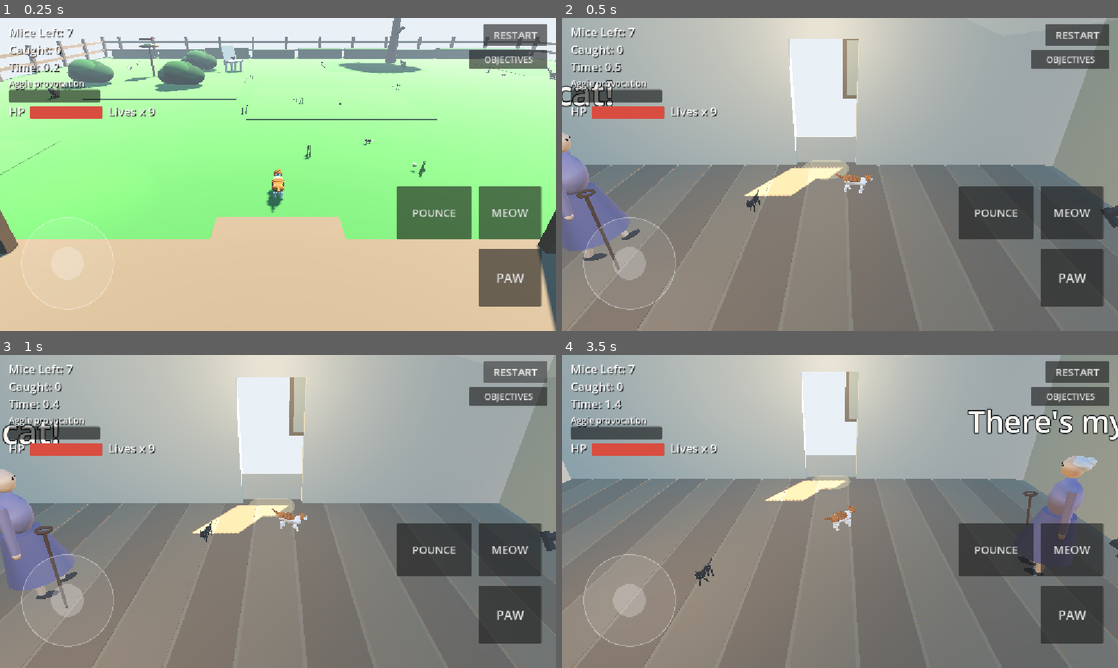
Above: before the commit, frames 1-4 (two rows, left to right).
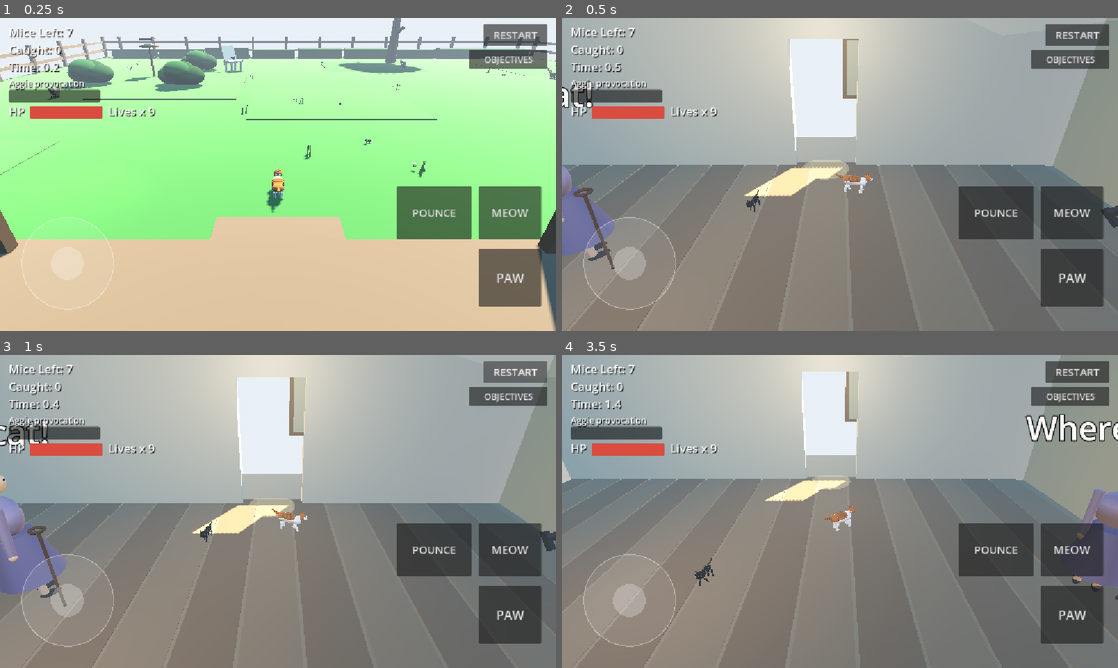
Above: after the commit, the same moments.

Repository: danfour649/puppies-vs-kittens
Game: Godot game, scene res://glenys/tests_glenys.tscn
The game is run twice, just before and just after one commit, with the same random seed, the same clock (stepped at 60 frames per second) and the same inputs. This scene is started directly instead of the project's main scene.
Inputs (mouse positions are in pixels of both pictures, inside the frame that each line leads up to):
- Up to frame 1 (0.25 s): no input
- Up to frame 2 (0.5 s): no input
- Up to frame 3 (1 s): click "RESTART" at 0.5 s
- Up to frame 4 (3.5 s): click "RESTART" at 1.25 s; click "RESTART" at 2 s; tap Enter at 2.75 s; drag from (628, 599) to (895, 442) at 2.77 s

Frame 1 is identical in both runs. In frame 2, 1.9% of the frame differs, in the area x 0-14%, y 19-81%; in frame 3, 1.8%; in frame 4, 3.6%, in the area x 72-100%, y 16-79%.
Error in both runs: Invalid access to property or key 'physics_frame' on a base object of type 'null instance'. (res://glenys/tests_glenys.gd:31)

Commit message:
Glenys plays fair: vanish/reach/seam rules — all suites green with her live
First battery caught her interfering with two pre-existing
suites: a grab survived zone travel and pinned the cat across
the world (test_massey jump/pounce, cat found at her basement
hold point), and a yard grab chain broke the duo win loop.

Fixes, all in glenys_system.gd:
- A grab never survives the cat leaving: zone mismatch ends it
  on the frame (unscored), and the grab step refuses to pin a
  cat who is not actually at her chest.
- The vanish: a >0.9 m single-frame relocation of the player
  cat (no cat moves that far in a frame) ends any grab and
  breaks off pursuit into a short blinking pause.
- Reach: she grabs cats at her own level only (dY <= 0.45) —
  ledges, counters and sofa backs are refuges.
- Scripted sequences: while main input_override test seam is
  driving the cat (never in real play), she stands aside.
- Arrival bearings beat (2 s no-grab) after a zone follow.
- Paw-connect dedupe when the duo auto-re-picks last cat.

Glenys suite 44/44 (new vanish assert). Full battery on this
tree: smoke 52, duo 51, massey 61, basement 53, attic 49,
outside 67, occupants 51 — all green, zero script errors.
README documents the three fairness rules; shots tool added.

Diff:
--- a/godot3d/glenys/glenys_system.gd
+++ b/godot3d/glenys/glenys_system.gd
@@ -37,6 +37,12 @@
 const EAT_RADIUS := 1.15 ## around the chocolate itself
 const EAT_TIME := 1.0 ## seconds of deliberate holding to eat
 const LEAD_TIME := 0.55 ## prediction horizon for corner-cutting
+const SLIP_JUMP := 0.9 ## m in ONE frame: no cat moves this far in a
+# frame — a jump this big is a vanish (travel, respawn, a scripted
+# relocation) and she loses him: grabs end, pursuit breaks off.
+const SLIP_PAUSE := 2.2 ## seconds she stands blinking after a vanish
+const GRAB_REACH_Y := 0.45 ## she grabs cats at HER level — a cat up
+# on a ledge, counter or sofa back is out of reach (a refuge)
 const ENTRY_FOR_ZONE := {
 	HouseSpec.OUTSIDE: "EntryFrontDoor",
 	HouseSpec.GROUND_FLOOR: "EntryFrontDoor",
@@ -75,6 +81,8 @@
 var _detour_t := 0.0
 var _detour_side := 1.0
 var _rng := RandomNumberGenerator.new()
+var _last_cat: PvKCat = null
+var _last_cat_pos := Vector3.ZERO
 
 var _bubble: Label3D
 var _bubble_t := 0.0
@@ -224,6 +232,16 @@
 
 # --- per-frame -------------------------------------------------------------------
 
+## Is the player cat being driven through main's input_override
+## seam right now? In real play nothing ever activates it — the
+## seam exists for the game's scripted test sequences, and she
+## stands politely aside for those (she is part of the game, not
+## an obstacle to its own regression contract).
+func _seam_active() -> bool:
+	var io: Variant = game.get("input_override")
+	return io is Dictionary and bool(io.get("active", false))
+
+
 func _physics_process(delta: float) -> void:
 	if game == null or actor == null:
 		return
@@ -237,6 +255,13 @@
 		return
 	if _grab_cool > 0.0:
 		_grab_cool -= delta
+
+	# Vanish tracking: how far did the cat move since last frame?
+	var jumped := 0.0
+	if _last_cat == cat:
+		jumped = Vector2(cat.global_position.x - _last_cat_pos.x, cat.global_position.z - _last_cat_pos.z).length()
+	_last_cat = cat
+	_last_cat_pos = cat.global_position
 
 	if state == "dormant":
 		actor.set_move_dir(Vector3.ZERO)
@@ -246,30 +271,54 @@
 		_update_hud()
 		return
 
-	# Zone following: she is where she is; the cat may not be.
-	if state != "grab":
-		var cat_zone := zones.current_zone
-		if cat_zone == her_zone:
-			if state == "follow_wait":
-				state = "pursue" # he came back — no trip needed
-				actor.set_pose("walk")
-		else:
-			if state != "follow_wait" or _follow_zone != cat_zone:
-				if state == "offer":
-					actor.set_chocolate_visible(false)
-					eat_progress = 0.0
-					_offer_t = _rng.randf_range(OFFER_EVERY[0], OFFER_EVERY[1])
-				state = "follow_wait"
-				_follow_zone = cat_zone
-				_follow_left = FOLLOW_DELAY
-				actor.set_pose("idle")
-				_say("Now where…?")
-			actor.set_move_dir(Vector3.ZERO)
-			_follow_left -= delta
-			if _follow_left <= 0.0:
-				_arrive(_follow_zone)
-			_update_hud()
-			return
+	# Zone following: she is where she is; the cat may not be. A
+	# grab does NOT survive the cat leaving — no pinning a cat
+	# across the world; he slipped away in the commotion.
+	var cat_zone := zones.current_zone
+	if cat_zone != her_zone:
+		if state == "grab":
+			_escape(false)
+		if state != "follow_wait" or _follow_zone != cat_zone:
+			if state == "offer":
+				actor.set_chocolate_visible(false)
+				eat_progress = 0.0
+				_offer_t = _rng.randf_range(OFFER_EVERY[0], OFFER_EVERY[1])
+			state = "follow_wait"
+			_follow_zone = cat_zone
+			_follow_left = FOLLOW_DELAY
+			actor.set_pose("idle")
+			_say("Now where…?")
+		actor.set_move_dir(Vector3.ZERO)
+		_follow_left -= delta
+		if _follow_left <= 0.0:
+			_arrive(_follow_zone)
+		_update_hud()
+		return
+	if state == "follow_wait":
+		state = "pursue" # he came back — no trip needed
+		actor.set_pose("walk")
+
+	# Scripted-sequence stand-down (see _seam_active).
+	if _seam_active():
+		actor.set_move_dir(Vector3.ZERO)
+		if state == "grab":
+			_escape(false)
+		_update_hud()
+		return
+
+	# The vanish: he was THERE and now he's THERE. She loses him —
+	# any hold ends, and she stands blinking instead of beelining
+	# to wherever he reappeared.
+	if jumped > SLIP_JUMP and (state == "pursue" or state == "grab" or state == "reset"):
+		if state == "grab":
+			_escape(false)
+		state = "forget"
+		_forget_left = SLIP_PAUSE
+		actor.set_move_dir(Vector3.ZERO)
+		actor.set_pose("forget")
+		_say("Where'd he go…?")
+		_update_hud()
+		return
 
 	match state:
 		"pursue":
@@ -349,6 +398,8 @@
 func _can_grab(cat: PvKCat) -> bool:
 	if cat.is_fainted or cat.is_poisoned or cat.is_held:
 		return false
+	if absf(cat.global_position.y - actor.global_position.y) > GRAB_REACH_Y:
+		return false # up on something — out of her reach (a refuge)
 	if cat.has_meta("on_lap") and bool(cat.get_meta("on_lap")):
 		return false # CHOICE (spec-recommended): not even Glenys takes a cat off a lap
 	if bool(game.get("won")) or bool(game.get("run_over")):
@@ -385,6 +436,13 @@
 
 func _step_grab(delta: float, cat: PvKCat) -> void:
 	_grab_t += delta
+	# If he is somehow no longer AT her chest — moved by travel, a
+	# respawn, anything — he is not held any more. The pin below
+	# must never drag a cat across the world.
+	var hp := actor.hold_point_global()
+	if Vector2(cat.global_position.x - hp.x, cat.global_position.z - hp.z).length() > 1.2:
+		_escape(false)
+		return
 	# She holds him up at her chest; his physics is pinned (the lap
 	# idiom: kinematic pin per step, velocity zeroed).
 	cat.velocity = Vector3.ZERO
@@ -563,6 +621,7 @@
 	actor.velocity = Vector3.ZERO
 	her_zone = zone_id
 	state = "pursue"
+	_grab_cool = maxf(_grab_cool, 2.0) # a beat to get her bearings
 	actor.set_pose("walk")
 	_say("There you are!")
 
--- a/godot3d/glenys/tests_glenys.gd
+++ b/godot3d/glenys/tests_glenys.gd
@@ -161,6 +161,15 @@
 	await frames(12)
 	check(sys.state == "pursue", "…and then she remembers the cat")
 
+	# The vanish: a cat who suddenly is NOT where he was (travel,
+	# respawn, a scripted relocation) has given her the slip — she
+	# breaks off, blinking, instead of beelining to the new spot.
+	cat.global_position = origin + Vector3(-5.5, 0.1, 2.5)
+	await frames(4)
+	check(sys.state == "forget", "a vanished cat breaks off the pursuit (state %s)" % sys.state)
+	sys.set("_forget_left", 0.05)
+	await frames(10)
+
 	# Zone following: the cat goes to the basement; she arrives
 	# through the same connector after her delay.
 	game.zones.travel(HouseSpec.BASEMENT, "EntryStairs", true)
--- /dev/null
+++ b/godot3d/glenys/tools_glenys_shots.gd
@@ -0,0 +1,75 @@
+extends Node
+## Glenys shot pass. Run under Xvfb (real rendering):
+##   xvfb-run godot --path godot3d res://glenys/tools_glenys_shots.tscn
+## Saves PNGs into res://screenshots/glenys/:
+##   pursuit — Glenys mid-stride after the cat, cane planted;
+##   grab    — the caught moment, cat held up, squirm prompt up.
+## Drives the real game (main.tscn) with its own camera; timing is
+## polled in physics frames so slow software rendering cannot
+## desync a capture from the pose it is meant to show.
+
+var _cam: Camera3D = null
+
+
+func _ready() -> void:
+	_run()
+
+
+func _frames(n: int) -> void:
+	for i in n:
+		await get_tree().physics_frame
+
+
+func _shot(name: String) -> void:
+	for i in 2:
+		await RenderingServer.frame_post_draw
+	var img := get_viewport().get_texture().get_image()
+	img.save_png("res://screenshots/glenys/%s.png" % name)
+	print("SHOT saved ", name, " ", img.get_size())
+
+
+func _camera(pos: Vector3, target: Vector3) -> void:
+	if _cam == null:
+		_cam = Camera3D.new()
+		_cam.fov = 55.0
+		add_child(_cam)
+		_cam.current = true
+	_cam.global_position = pos
+	_cam.look_at(target, Vector3.UP)
+
+
+func _run() -> void:
+	DirAccess.make_dir_recursive_absolute("res://screenshots/glenys")
+	var game = load("res://main.tscn").instantiate()
+	add_child(game)
+	await _frames(14)
+	game.duo.choose("willie")
+	game.zones.travel(HouseSpec.GROUND_FLOOR, "EntryFrontDoor", true)
+	await _frames(6)
+	var sys: GlenysSystem = game.get("glenys")
+	var actor: Glenys = sys.actor
+	sys.force_wake()
+	sys.set("_forget_t", 9999.0)
+	sys.set("_offer_t", 9999.0)
+	var origin := HouseSpec.zone_origin(HouseSpec.GROUND_FLOOR)
+	var cat: PvKCat = game.cat
+	cat.set_lounge(false)
+
+	# (1) PURSUIT — she is mid-room, mid-stride, cane down, the cat
+	# a couple of metres ahead of her in the living room.
+	cat.global_position = origin + Vector3(3.4, 0.1, 1.4)
+	cat.velocity = Vector3.ZERO
+	actor.global_position = origin + Vector3(-0.7, 0.1, 0.5)
+	await _frames(46) # let the gait and the cane cycle get going
+	_camera(origin + Vector3(4.9, 1.5, 4.6), origin + Vector3(1.2, 0.75, 1.0))
+	await _shot("pursuit")
+
+	# (2) GRAB — caught: held up at her chest, prompt on screen.
+	sys.debug_grab()
+	await _frames(8)
+	var a := actor.global_position
+	_camera(a + Vector3(1.35, 0.75, 1.55), a + Vector3(0, 0.95, 0))
+	await _shot("grab")
+
+	print("GLENYS SHOTS DONE")
+	get_tree().quit(0)
--- /dev/null
+++ b/godot3d/glenys/tools_glenys_shots.tscn
@@ -0,0 +1,6 @@
+[gd_scene load_steps=2 format=3]
+
+[ext_resource type="Script" path="res://glenys/tools_glenys_shots.gd" id="1"]
+
+[node name="ToolsGlenysShots" type="Node"]
+script = ExtResource("1")
Not shown, added: godot3d/glenys/README.md
